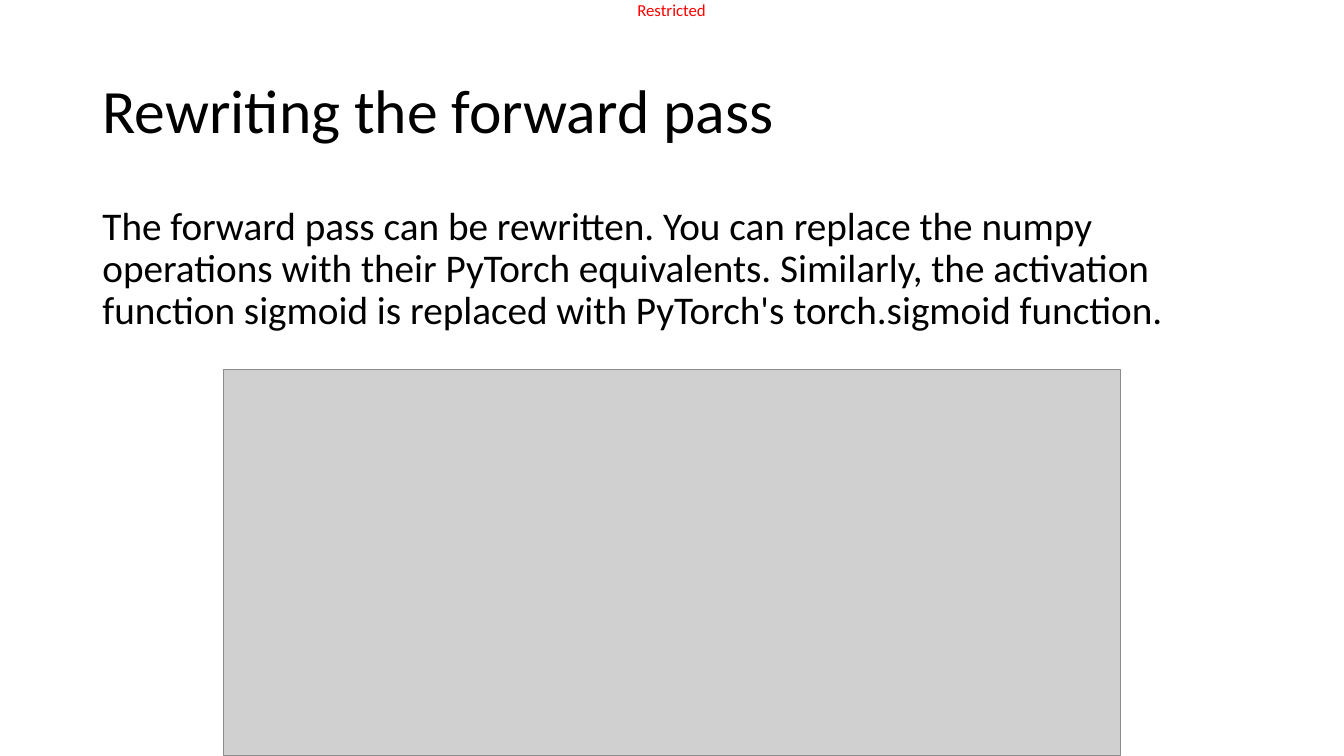
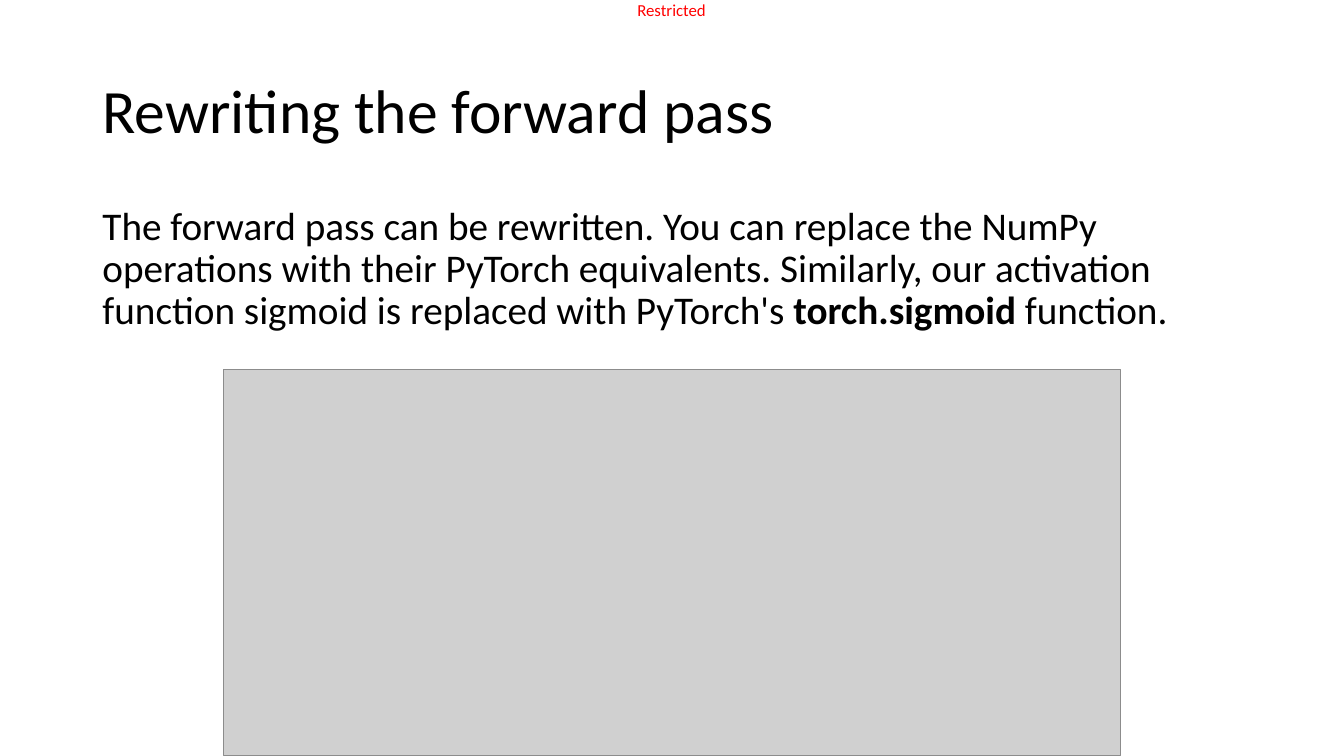
Before and after one commit to matthieudemari/SUTD_DL_50_039, a slide deck: slide 41 of W3/0. All/W3.pptx. Drawn at 1344x756 pixels with LibreOffice and Linux fonts; fonts in the diff are those of the drawing; grey boxes stand for pictures. Boxes give left, top, right and bottom in pixels: in the first picture for what was removed or moved away, otherwise in the second. Text is boxed around its words. In the diff, an @@ line names an element or a change of style, - is before the commit and + after.

Commit message:
Done with W3S2 slides.

```diff
--- a/W3/0. All/W3.pptx
+++ b/W3/0. All/W3.pptx
@@ text at (102,212,1167,331): text changed @@
-The forward pass can be rewritten. You can replace the numpy operations with their PyTorch equivalents. Similarly, the activation function sigmoid is replaced with PyTorch's torch.sigmoid function.
+The forward pass can be rewritten. You can replace the NumPy operations with their PyTorch equivalents. Similarly, our activation function sigmoid is replaced with PyTorch's torch.sigmoid function.
```
Also in this commit, not shown: 3 other slides changed, 30 slides added, 9 slides removed, 7 other files.
